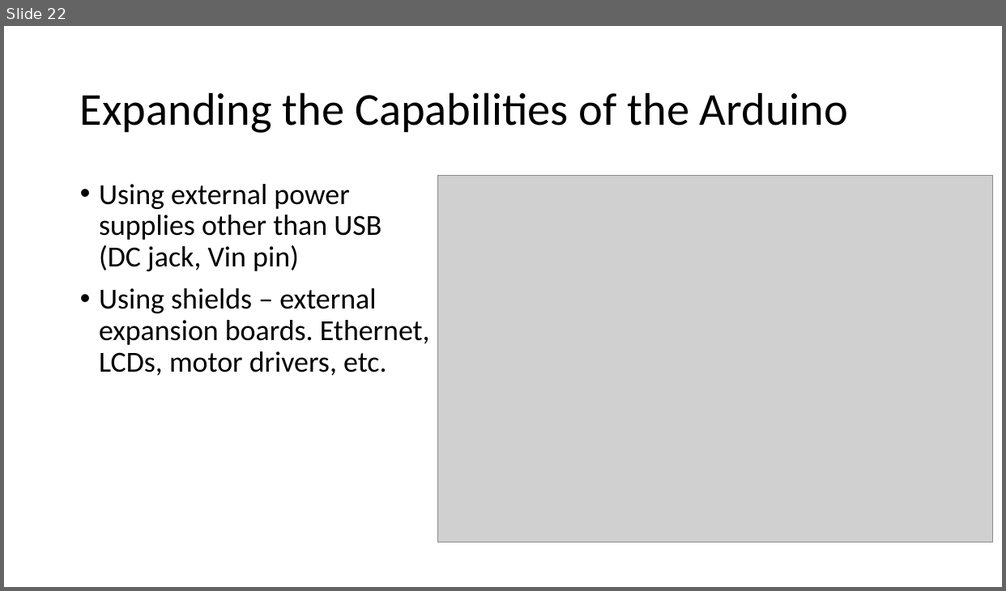
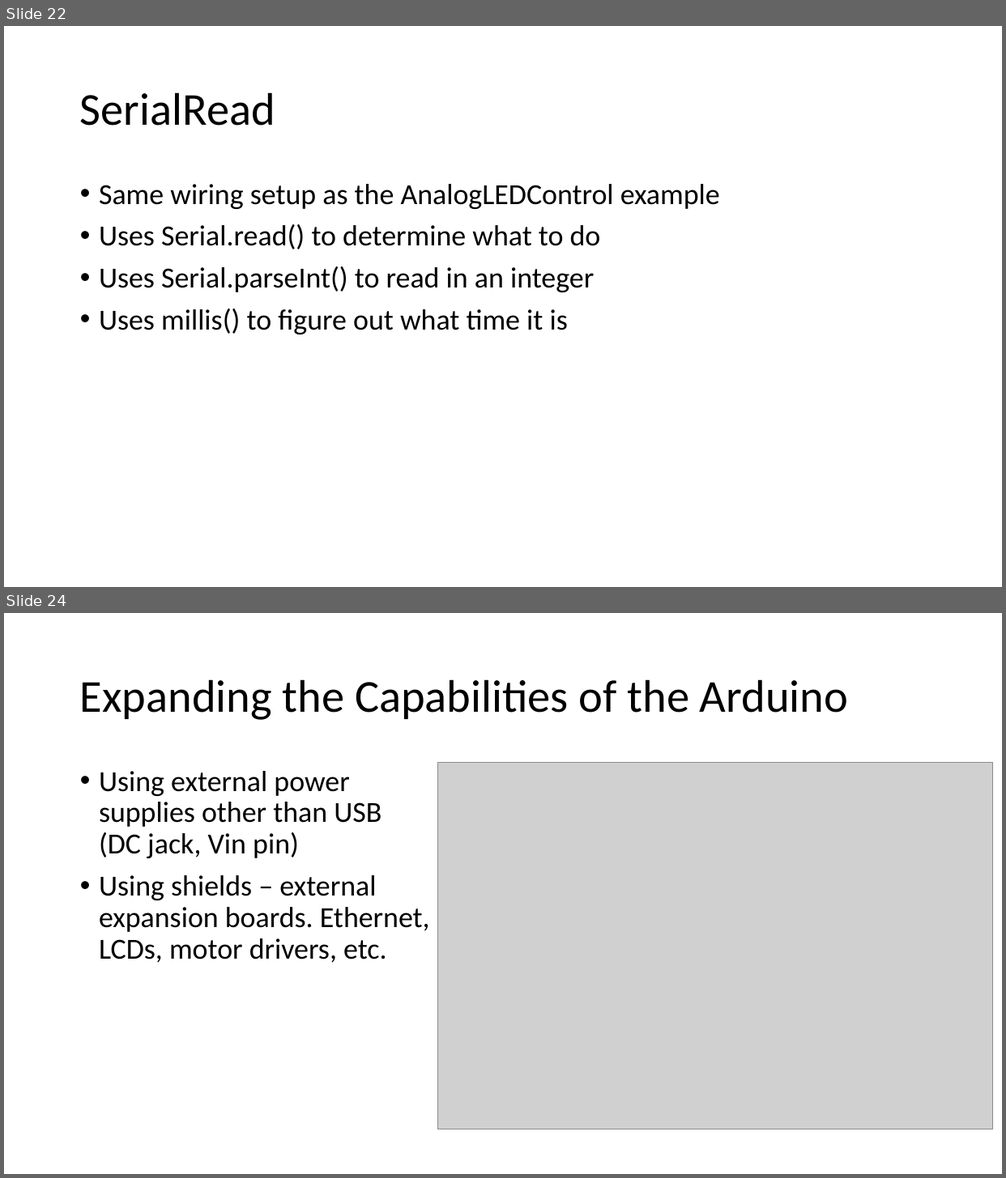
Before and after one commit to logos-electromechanical/IntroToArduino, a slide deck: Introduction to the Arduino.pptx. Shown one above the other, each under a label of ours: slide 22 before the commit, slides 22 and 24 after it; the slides between them are not shown. The pictures are 1006x591 and 1006x1178 pixels, drawn with LibreOffice and Linux fonts; fonts in the diff are those of the drawing; grey boxes stand for pictures. Boxes give left, top, right and bottom in pixels: in the first picture for what was removed or moved away, otherwise in the second. Text is boxed around its words. In the diff, an @@ line names an element or a change of style, - is before the commit and + after.

Commit message:
Added new SerialRead example

```diff
--- a/Introduction to the Arduino.pptx
+++ b/Introduction to the Arduino.pptx
@@ slide 22 added at (4,26,1002,587), background #FFFFFF @@
@@ title added at (80,92,275,126), 44 pt, text #000000 @@
+SerialRead
@@ text added at (99,184,720,335), 28 pt, text #000000 @@
+• Same wiring setup as the AnalogLEDControl example
+• Uses Serial.read() to determine what to do
+• Uses Serial.parseInt() to read in an integer
+• Uses millis() to figure out what time it is
@@ what was slide 22 is now slide 24 @@
```
Also in this commit, not shown: 2 slides changed, 1 other slide added, 2 other files.
